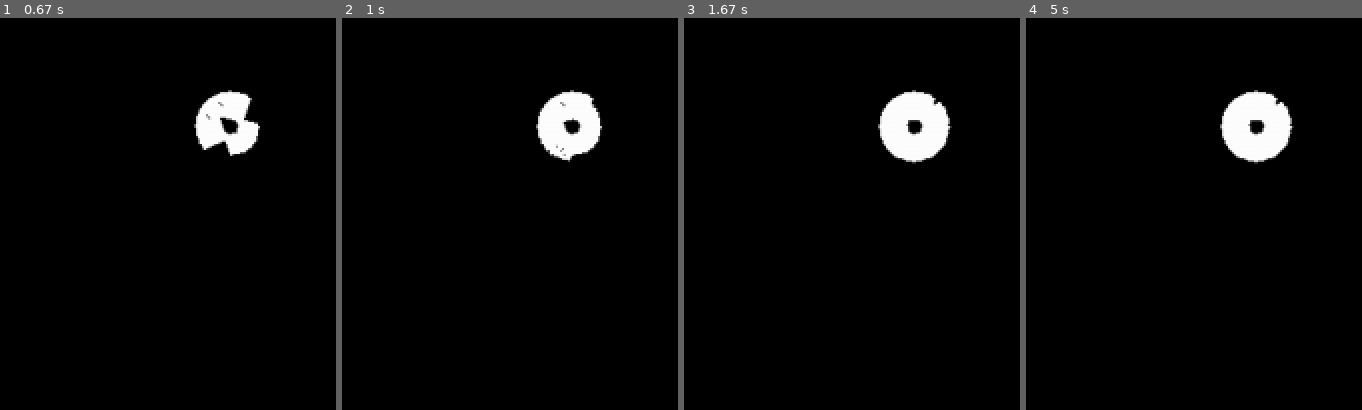
Above: before the commit, frames 1-4 (left to right).
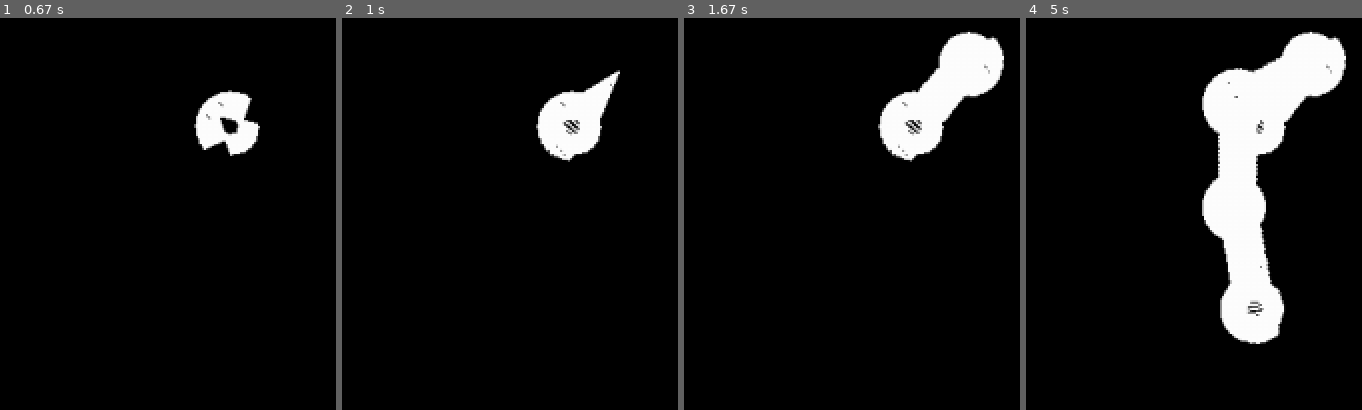
Above: after the commit, the same moments.

Repository: webn1008/pygame
Game: pygame game, started from main.py
The game is run twice, just before and just after one commit, with the same random seed, the same clock (stepped at 60 frames per second) and the same inputs.
Inputs:
- Up to frame 1 (0.67 s): hold Right from 0.33 s (still down)
- Up to frame 2 (1 s): release Right at 0.8 s; hold Up from 0.83 s (still down)
- Up to frame 3 (1.67 s): release Up at 1.13 s; hold Right 1.17-1.63 s
- Up to frame 4 (5 s): hold Left 1.67-2.2 s; hold Down 2.23-2.53 s; hold Left 2.57-2.97 s; hold Up 3-3.37 s; hold Right 3.4-4.03 s; hold Down 4.07-4.43 s; hold Left 4.47-4.93 s

Frame 1 is identical in both runs. In frame 2, 0.7% of the frame differs, in the area x 65-83%, y 13-37%; in frame 3, 3.9%; in frame 4, 13%, in the area x 52-96%, y 3-84%.

Commit message:
Updates to add forward and reverse movement

Diff:
--- a/main.py
+++ b/main.py
@@ -12,7 +12,7 @@
     clock = pygame.time.Clock()
     dt = 0
     screen.fill("black")
-    player = Player(x = SCREEN_WIDTH / 2, y = SCREEN_HEIGHT / 2, radius = 2, PLAYER_RADIUS = 20)
+    player = Player(x = SCREEN_WIDTH / 2, y = SCREEN_HEIGHT / 2, radius = 2, PLAYER_RADIUS = 20, PLAYER_SPEED = PLAYER_SPEED)
 
     while True:
         for event in pygame.event.get():
--- a/player.py
+++ b/player.py
@@ -1,10 +1,11 @@
 import pygame
 
 class Player(pygame.sprite.Sprite):
-    def __init__(self, x, y, radius, PLAYER_RADIUS):
+    def __init__(self, x, y, radius, PLAYER_RADIUS, PLAYER_SPEED):
         self.x = x
         self.y = y
         self.radius = radius
+        self.PLAYER_SPEED = PLAYER_SPEED
         # we will be using this later
         if hasattr(self, "containers"):
             super().__init__(self.containers)
@@ -30,6 +31,10 @@
         self.screen = screen
         pygame.draw.polygon(screen, "white", self.triangle(), width=2)
 
+    def move(self, dt, PLAYER_SPEED):
+        forward = pygame.Vector2(0, 1).rotate(self.rotation)
+        self.position += forward * PLAYER_SPEED * dt
+
     def update(self, dt):
         keys = pygame.key.get_pressed()
 
@@ -38,4 +43,6 @@
         if keys[pygame.K_RIGHT]:
             self.rotation -= dt * 300
         if keys[pygame.K_UP]:
-            self.velocity += pygame.Vector2(0, -1).rotate(self.rotation) * dt * 200
+            self.move(dt, self.PLAYER_SPEED)
+        if keys[pygame.K_DOWN]:
+            self.move(dt, -self.PLAYER_SPEED)
